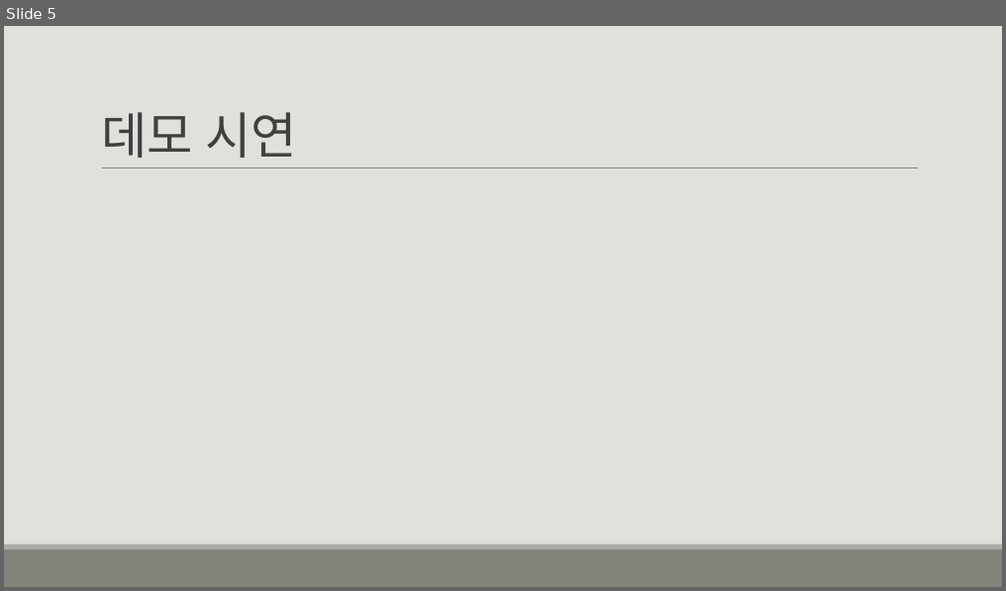
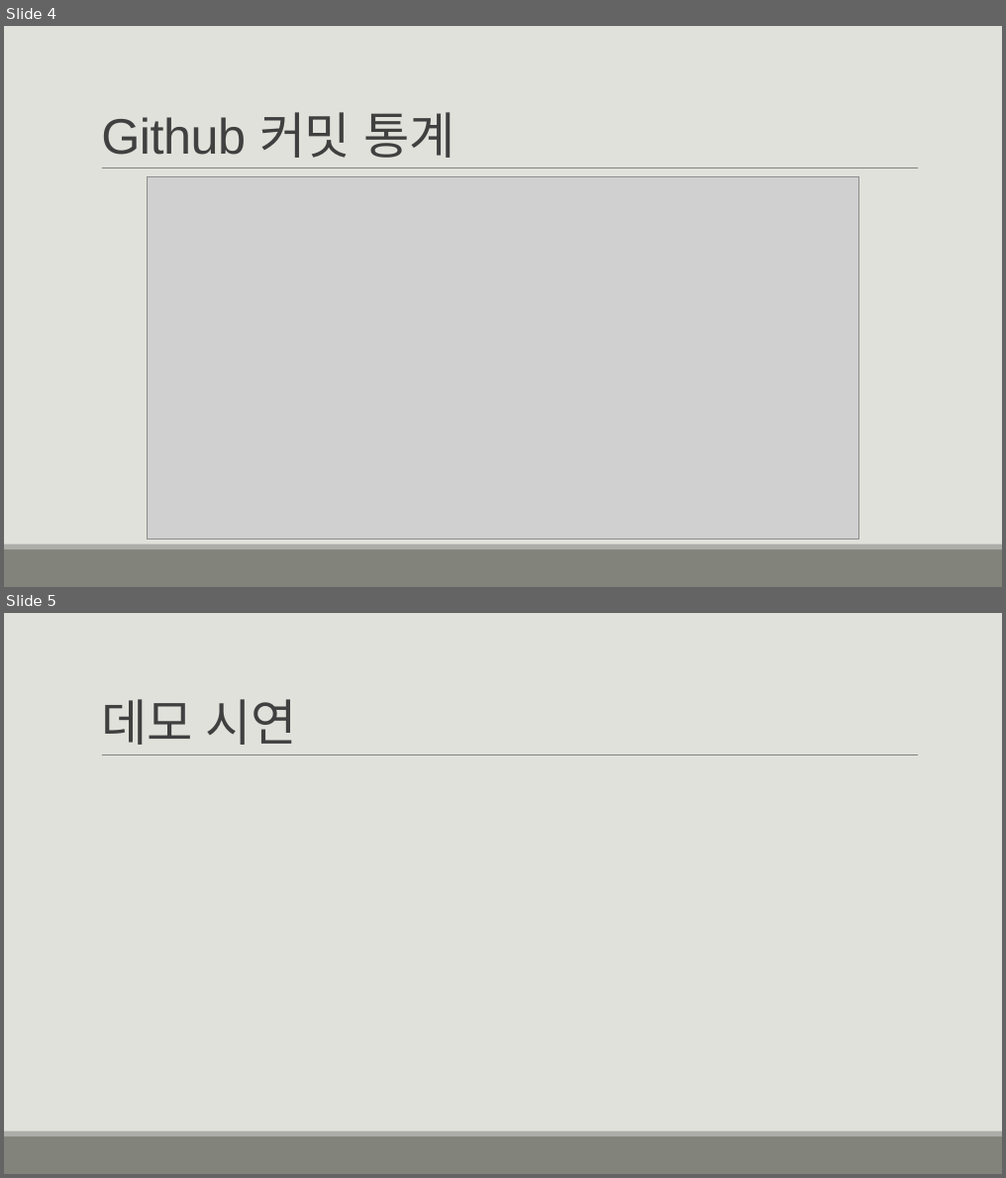
Before and after one commit to paul156156/2DGP_Project, a slide deck: 발표 자료/2DGP 중간 발표.pptx. Shown one above the other, each under a label of ours: slide 5 before the commit, slides 4 and 5 after it. The pictures are 1006x591 and 1006x1178 pixels, drawn with LibreOffice and Linux fonts; fonts in the diff are those of the drawing; grey boxes stand for pictures. Boxes give left, top, right and bottom in pixels: in the first picture for what was removed or moved away, otherwise in the second. Text is boxed around its words. In the diff, an @@ line names an element or a change of style, - is before the commit and + after.

```diff
--- a/발표 자료/2DGP 중간 발표.pptx
+++ b/발표 자료/2DGP 중간 발표.pptx
@@ slide 4 added at [4,26,1002,587], background #E1E1DB; not listed: 3 template elements that a slide beside it also shows @@
@@ title added at [101,112,454,158], 48 pt, text #404040 @@
+Github 커밋 통계
@@ picture added at [147,177,859,540] @@
```
Also in this commit, not shown: 3 slides changed, 1 slide removed, 4 other files.
